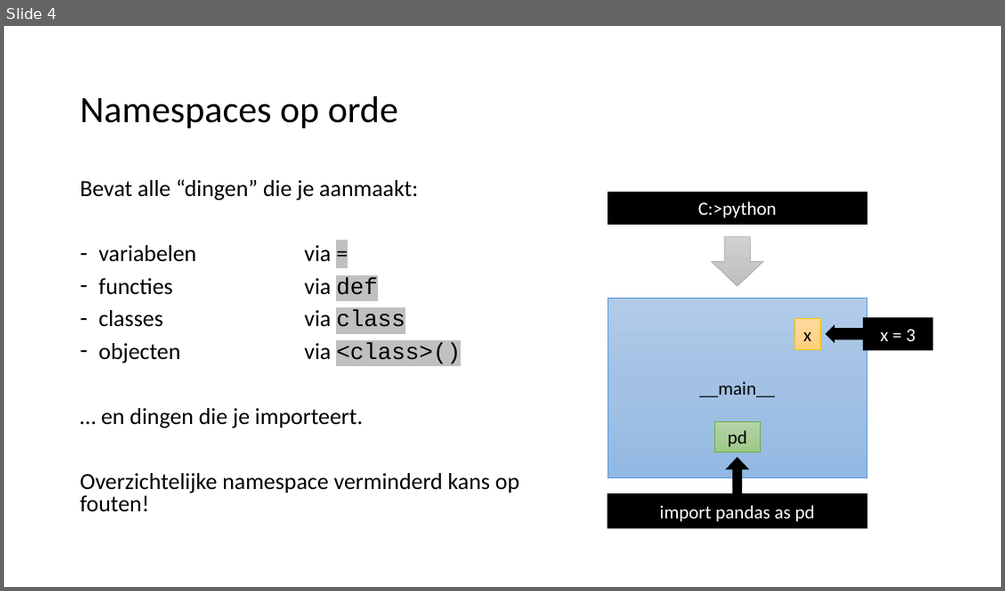
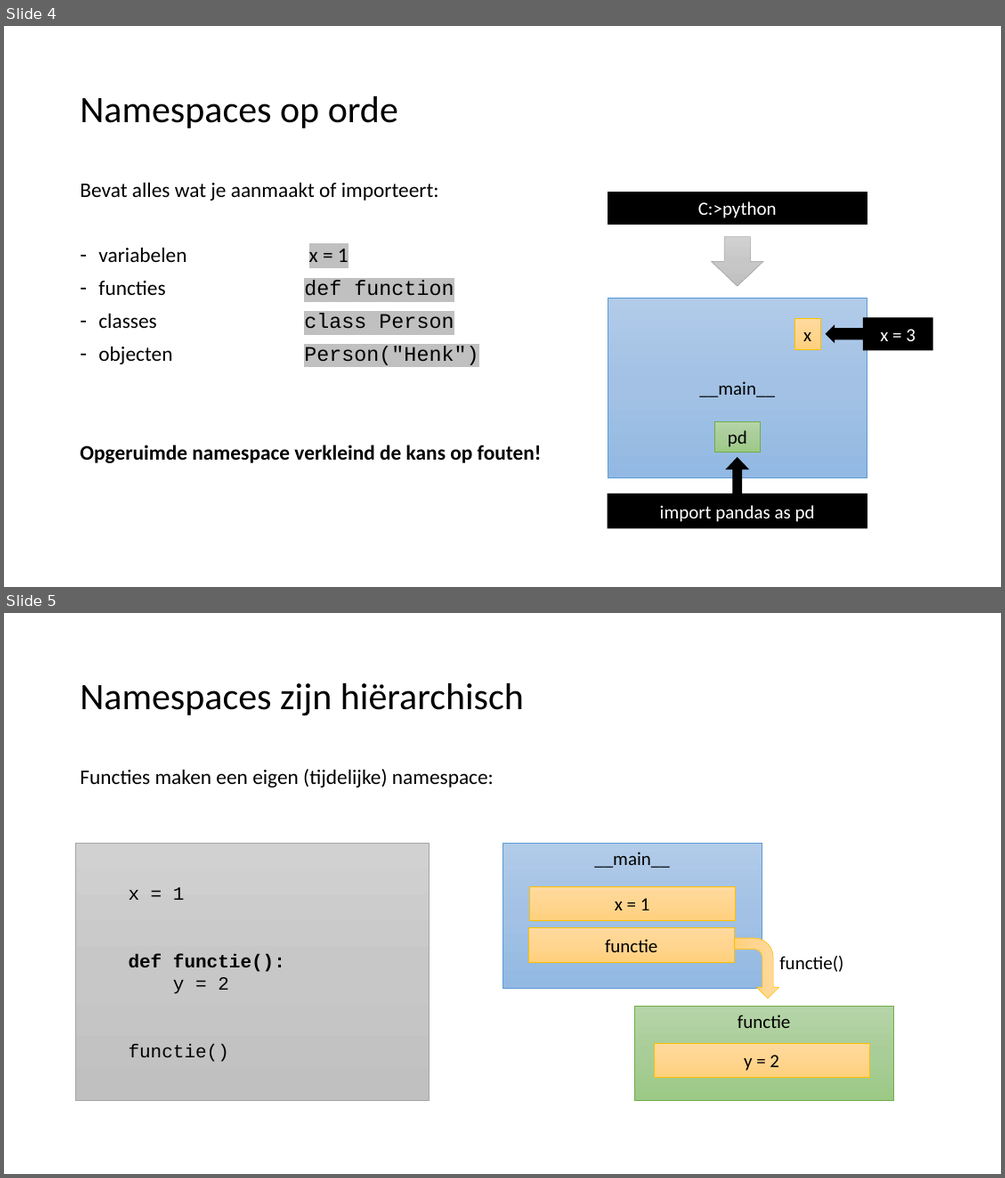
Before and after one commit to LFKoning/knowledge-sharing, a slide deck: objects/python_objects.pptx. Shown one above the other, each under a label of ours: slide 4 before the commit, slides 4 and 5 after it. The pictures are 1005x591 and 1005x1178 pixels, drawn with LibreOffice and Linux fonts; fonts in the diff are those of the drawing. Boxes give left, top, right and bottom in pixels: in the first picture for what was removed or moved away, otherwise in the second. Text is boxed around its words. In the diff, an @@ line names an element or a change of style, - is before the commit and + after.

```diff
--- a/objects/python_objects.pptx
+++ b/objects/python_objects.pptx
@@ slide 5 added at box(4, 613, 1001, 1174), background #FFFFFF @@
@@ title added at box(80, 683, 524, 716), 36 pt, text #000000 @@
+Namespaces zijn hiërarchisch
@@ text added at box(80, 769, 494, 787), 20 pt, text #000000 @@
+Functies maken een eigen (tijdelijke) namespace:
@@ rectangle added at box(76, 843, 429, 1100), fill gradient #D2D2D2 to #C8C8C8 to #C0C0C0, outline #A5A5A5 0.5 pt, 18 pt, text #000000 @@
+x = 1
+def functie():
+y = 2
+functie()
@@ rectangle added at box(502, 843, 762, 989), fill gradient #B1CBE9 to #A3C1E5 to #93B9E4, outline #5B9BD5 0.5 pt, 18 pt, text #000000 @@
+__main__
@@ rectangle added at box(530, 887, 735, 921), fill gradient #FFDB9E to #FFD590 to #FFD07C, outline #FFC000 0.5 pt, 18 pt, text #000000 @@
+x = 1
@@ rectangle added at box(529, 928, 734, 962), fill gradient #FFDB9E to #FFD590 to #FFD07C, outline #FFC000 0.5 pt, 18 pt, text #000000 @@
+functie
@@ bent arrow added at box(735, 938, 778, 998), fill gradient #FFDB9E to #FFD590 to #FFD07C, outline #FFC000 0.5 pt @@
@@ text added at box(779, 956, 843, 972), 18 pt, text #000000 @@
+functie()
@@ rectangle added at box(634, 1005, 894, 1100), fill gradient #B5D5A7 to #AACE9A to #9CC987, outline #70AD47 0.5 pt, 18 pt, text #000000 @@
+functie
@@ rectangle added at box(654, 1043, 870, 1078), fill gradient #FFDB9E to #FFD590 to #FFD07C, outline #FFC000 0.5 pt, 18 pt, text #000000 @@
+y = 2
@@ slide 4 changed as well @@
@@ text at box(80, 182, 542, 463): text changed; size 22.2 to 20 pt @@
-Bevat alle “dingen” die je aanmaakt:
-– variabelen via =
-– functies via def
-– classes via class
-– objecten via <class>()
-… en dingen die je importeert.
-Overzichtelijke namespace verminderd kans op fouten!
+Bevat alles wat je aanmaakt of importeert:
+– variabelen x = 1
+– functies def function
+– classes class Person
+– objecten Person("Henk")
+Opgeruimde namespace verkleind de kans op fouten!
```
Also in this commit, not shown: 4 other slides changed, 6 other slides added, 3 slides removed, 7 other files.
